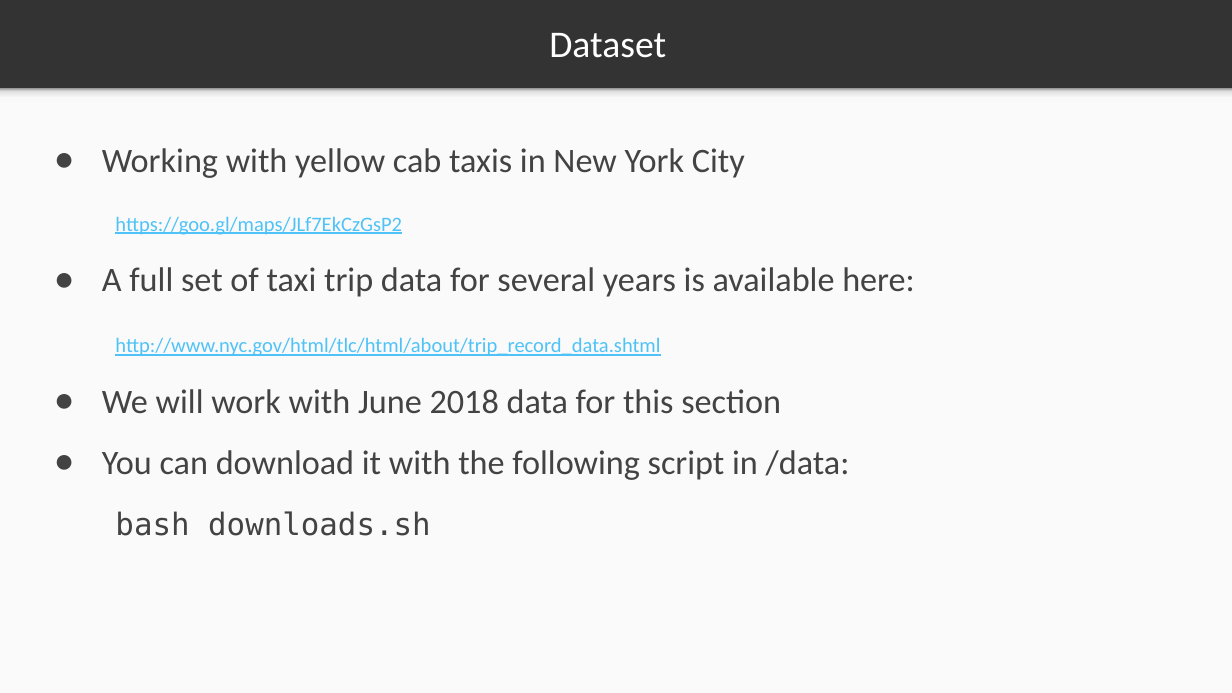
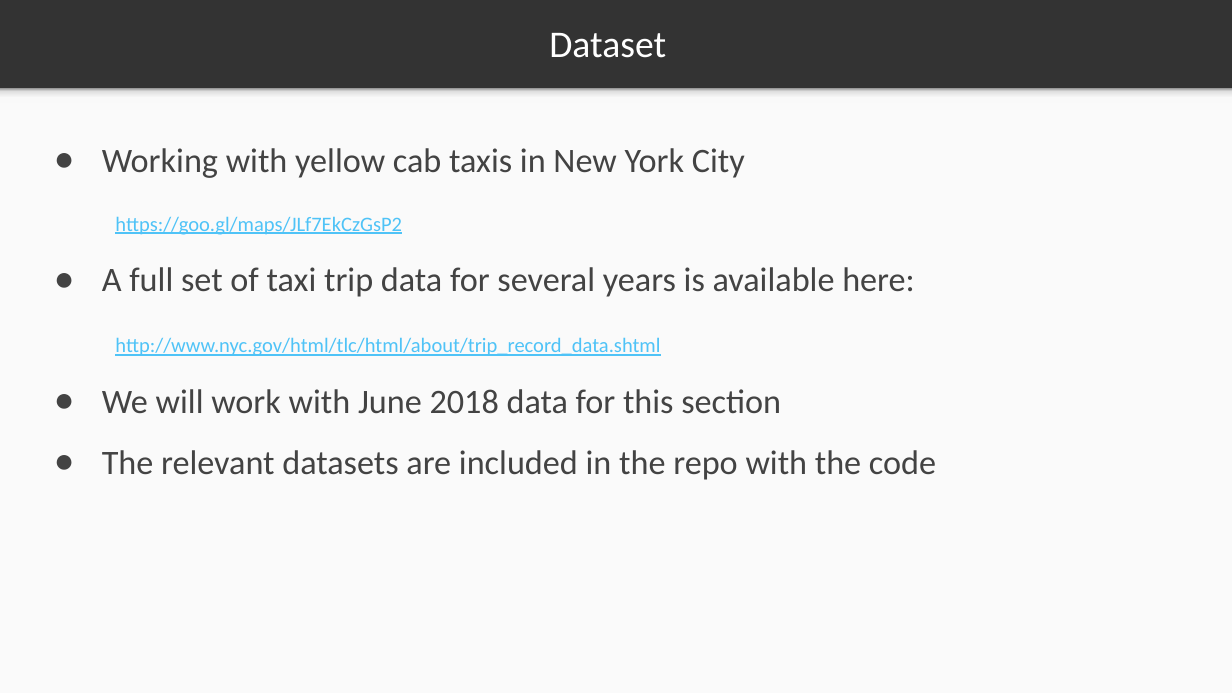
Before and after one commit to markstrefford/1.-Learning-Python-AI-by-Example, a slide deck: slide 7 of 3. Predicting Taxi Ride Duration/Slides/3.1.pptx (slide 10 before the commit). Drawn at 1232x693 pixels with LibreOffice and Linux fonts; fonts in the diff are those of the drawing. Boxes give left, top, right and bottom in pixels: in the first picture for what was removed or moved away, otherwise in the second. Text is boxed around its words. In the diff, an @@ line names an element or a change of style, - is before the commit and + after.

```diff
--- a/3. Predicting Taxi Ride Duration/Slides/3.1.pptx
+++ b/3. Predicting Taxi Ride Duration/Slides/3.1.pptx
@@ text at (x1=102, y1=450, x2=936, y2=480): text changed @@
-● You can download it with the following script in /data:
-bash downloads.sh
+● The relevant datasets are included in the repo with the code
```
Also in this commit, not shown: 18 other slides changed, 4 slides added, 5 slides removed, 4 other files.
